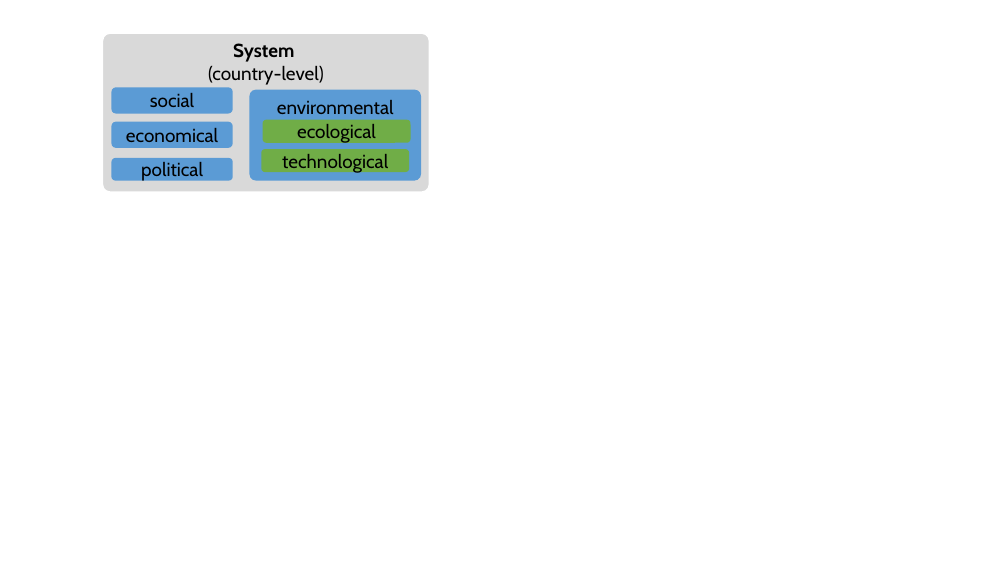
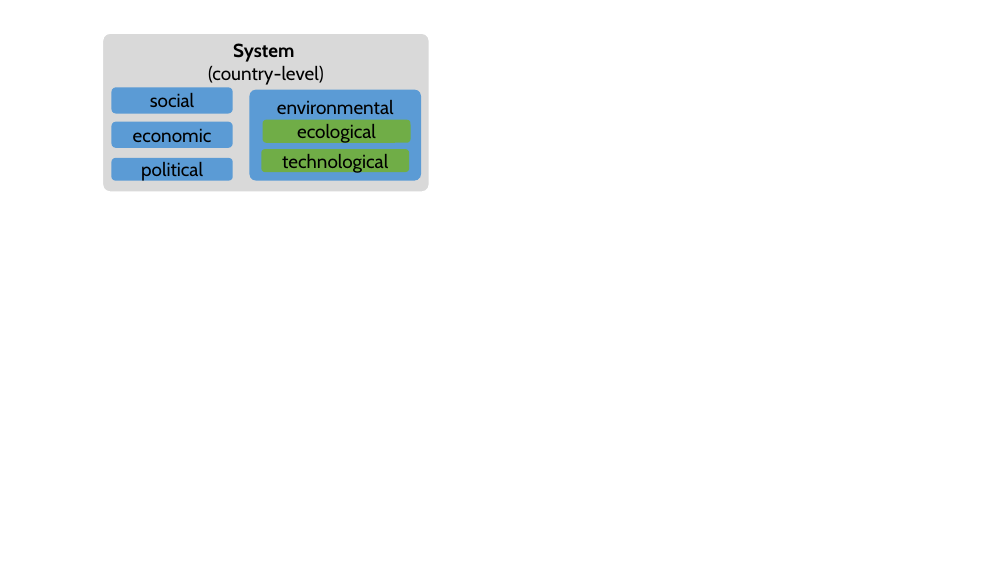
Before and after one commit to josephmars/minerva_resilience, a slide deck: slide 7 of docs/graphs.pptx. Drawn at 1008x567 pixels with LibreOffice and Linux fonts; fonts in the diff are those of the drawing. Boxes give left, top, right and bottom in pixels: in the first picture for what was removed or moved away, otherwise in the second. Text is boxed around its words. In the diff, an @@ line names an element or a change of style, - is before the commit and + after.

```diff
--- a/docs/graphs.pptx
+++ b/docs/graphs.pptx
@@ text in rounded rectangle at [133, 128, 212, 142]: text changed @@
-economical
+economic
```
Also in this commit, not shown: 1 other slide changed, 12 other files.
